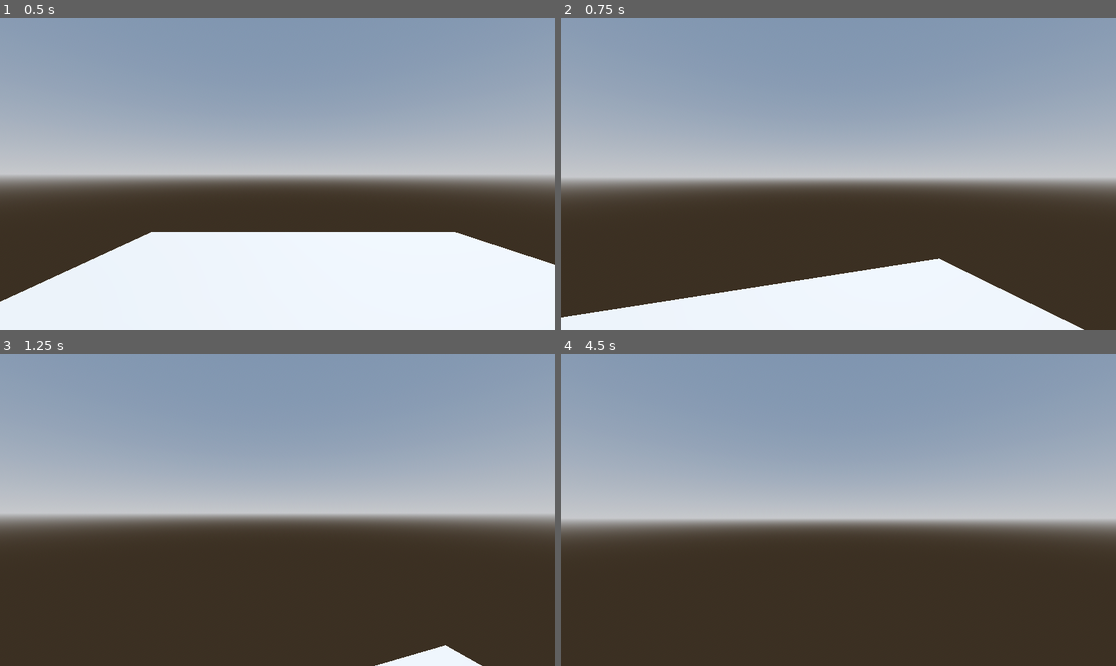
Above: before the commit, frames 1-4 (two rows, left to right).
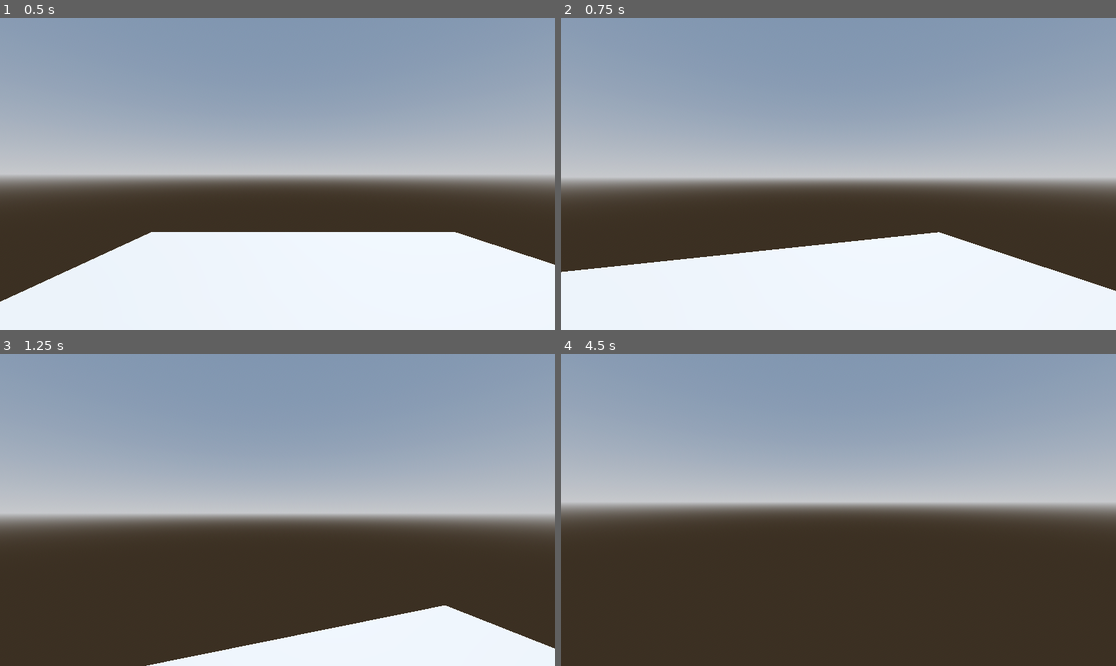
Above: after the commit, the same moments.

Repository: sciausu/Ctrl-Hack-Del
Game: Godot game, scene res://test.tscn
The game is run twice, just before and just after one commit, with the same random seed, the same clock (stepped at 60 frames per second) and the same inputs. The project has no main scene, so this scene is started directly.
Inputs (mouse positions are in pixels of both pictures, inside the frame that each line leads up to):
- Up to frame 1 (0.5 s): no input
- Up to frame 2 (0.75 s): tap Enter (ui_accept) at 0.5, 0.6 s; move the mouse to (866, 174) at 0.52 s; hold W (forward) from 0.53 s (still down)
- Up to frame 3 (1.25 s): keep holding W (forward); tap Enter (ui_accept) at 0.77, 1.07 s
- Up to frame 4 (4.5 s): keep holding W (forward); move the mouse to (810, 510) at 1.27 s; tap Enter (ui_accept) at 1.35, 1.52, 1.82, 2, 2.1, 2.75, 2.85, 3.02, 3.32, 3.5, 3.6, 3.77, 4.07, 4.25, 4.35 s; move the mouse to (849, 503) at 2.02 s; move the mouse to (832, 516) at 2.77 s; move the mouse to (877, 513) at 3.52 s; tap Escape (escape, bound only after the commit) at 4.15 s; move the mouse to (794, 506) at 4.27 s

Frame 1 is identical in both runs. In frame 2, 12% of the frame differs, in the area x 0-100%, y 68-100%; in frame 3, 7.1%; in frame 4, 9.6%.

Commit message:
escape key works!!!
when pressing esc, movement and camera stops

Diff:
--- a/godotProject/schizo/player.gd
+++ b/godotProject/schizo/player.gd
@@ -4,6 +4,7 @@
 @onready var camera = $head/Camera3D
 
 var mouseSens = 0.02
+var cursor = false
 
 const SPEED = 5.0
 const JUMP_VELOCITY = 4.5
@@ -14,7 +15,7 @@
 
 func _unhandled_input(event):
 
-	if event is InputEventMouseMotion:
+	if event is InputEventMouseMotion and !cursor:
 		head.rotate_y(-event.relative.x * (mouseSens/4))
 		camera.rotate_x(-event.relative.y * (mouseSens/4))
 		camera.rotation.x = clamp(camera.rotation.x, deg_to_rad(-90), deg_to_rad(90))
@@ -24,16 +25,21 @@
 	if not is_on_floor():
 		velocity += get_gravity() * delta
 
-	# Handle jump.
-	if Input.is_action_just_pressed("ui_accept") and is_on_floor():
-		velocity.y = JUMP_VELOCITY
+
+	if Input.is_action_just_pressed("escape") and !cursor:
+		Input.set_mouse_mode(Input.MOUSE_MODE_VISIBLE)
+		cursor = true
+	elif Input.is_action_just_pressed("escape") and cursor:
+		Input.set_mouse_mode(Input.MOUSE_MODE_CAPTURED)
+		cursor = false
 
 	# Get the input direction and handle the movement/deceleration.
 	# As good practice, you should replace UI actions with custom gameplay actions.
 	var input_dir := Input.get_vector("left", "right", "forward", "backward")
+
 	var direction = (head.transform.basis * Vector3(input_dir.x, 0, input_dir.y)).normalized()
 
-	if direction:
+	if direction and !cursor: # dissables movement if mouse cursor is on
 		velocity.x = direction.x * SPEED
 		velocity.z = direction.z * SPEED
 	else:
--- a/godotProject/schizo/project.godot
+++ b/godotProject/schizo/project.godot
@@ -51,3 +51,8 @@
 "events": [Object(InputEventKey,"resource_local_to_scene":false,"resource_name":"","device":-1,"window_id":0,"alt_press …(195 unchanged characters)…
 ]
 }
+escape={
+"deadzone": 0.5,
+"events": [Object(InputEventKey,"resource_local_to_scene":false,"resource_name":"","device":-1,"window_id":0,"alt_pressed":false,"shift_pressed":false,"ctrl_pressed":false,"meta_pressed":false,"pressed":false,"keycode":0,"physical_keycode":4194305,"key_label":0,"unicode":0,"location":0,"echo":false,"script":null)
+]
+}
